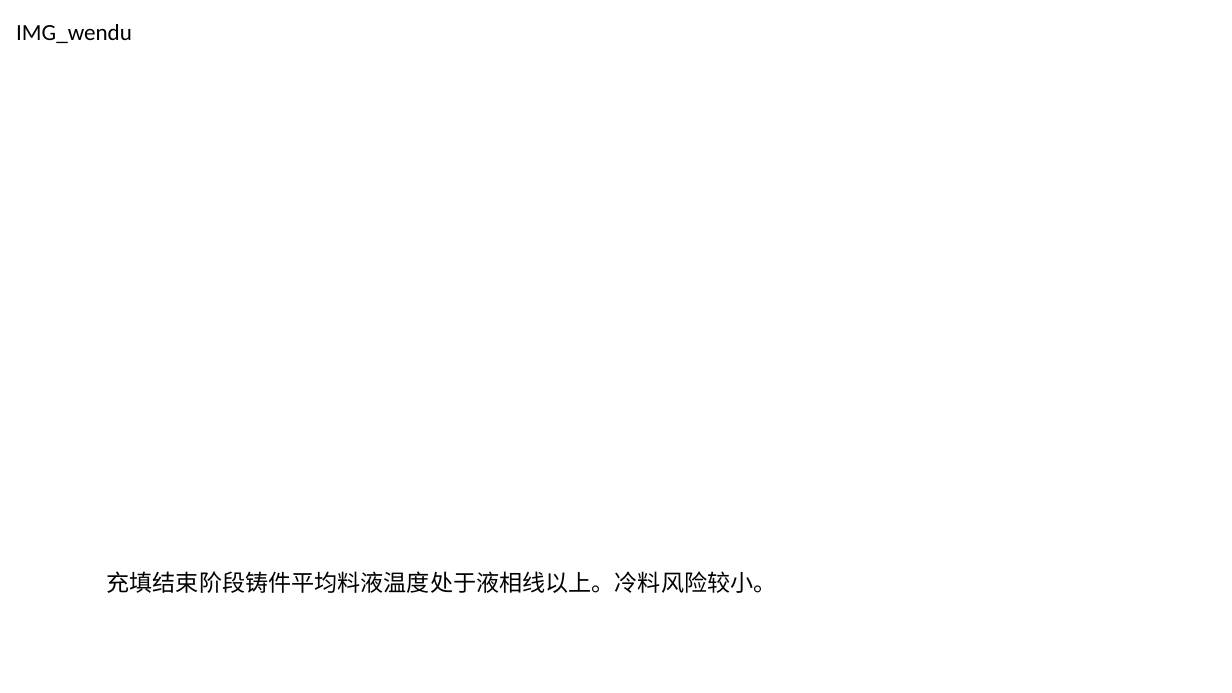
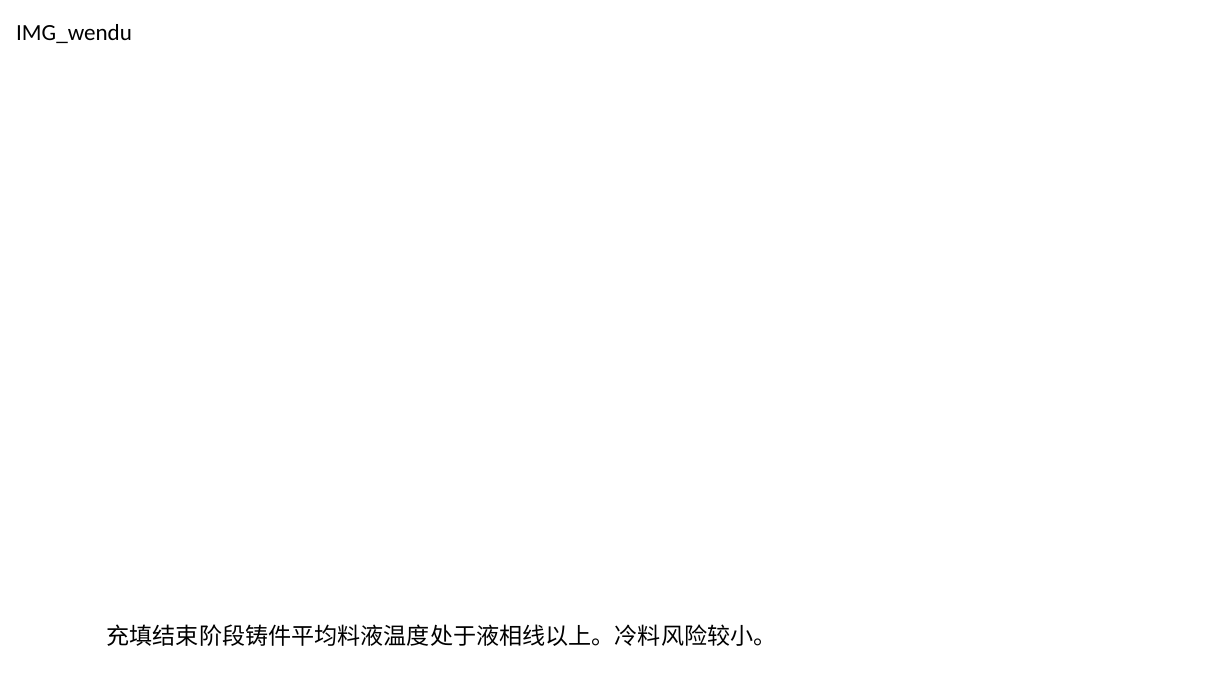
Before and after one commit to caomaowu/-----, a slide deck: slide 5 of 自动化模板4.pptx. Drawn at 1232x693 pixels with LibreOffice and Linux fonts; fonts in the diff are those of the drawing. Boxes give left, top, right and bottom in pixels: in the first picture for what was removed or moved away, otherwise in the second. Text is boxed around its words. In the diff, an @@ line names an element or a change of style, - is before the commit and + after.

```diff
--- a/自动化模板4.pptx
+++ b/自动化模板4.pptx
@@ text "充填结束阶段铸件平均料液温度处于液相线以上。冷料风险较小。": place and size @@
-text "充填结束阶段铸件平均料液温度处于液相线以上。冷料风险较小。" at <box>107,571,777,593</box>
+text "充填结束阶段铸件平均料液温度处于液相线以上。冷料风险较小。" at <box>107,624,777,646</box>
```
Also in this commit, not shown: 13 other slides changed, 10 other files.
